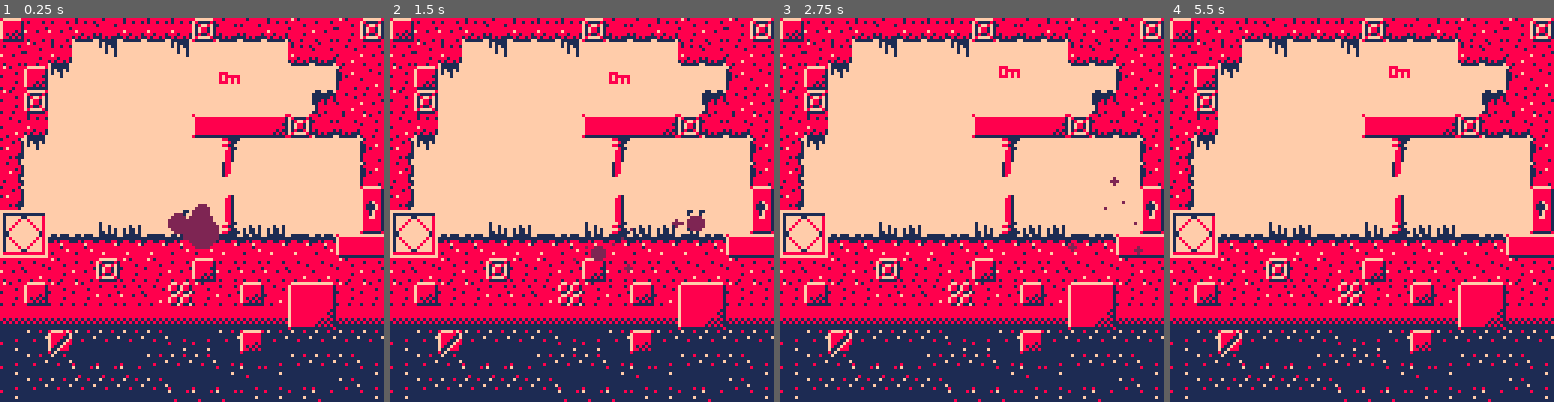
Above: before the commit, frames 1-4 (left to right).
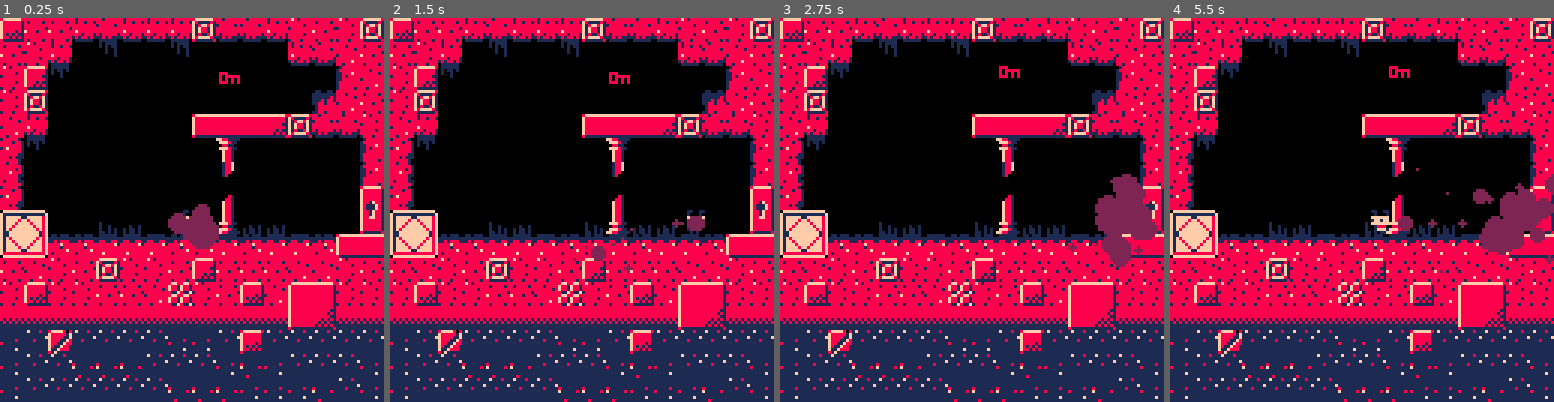
Above: after the commit, the same moments.

Repository: egordorichev/HighSpeedRabbit
Game: PICO-8 cartridge platformer.p8
Same seed, same stepped clock (60 frames per second), same inputs: the game is played once before the commit and once after it.
Inputs:
- Up to frame 1 (0.25 s): no input
- Up to frame 2 (1.5 s): tap X (X key) at 0.33, 1.07 s
- Up to frame 3 (2.75 s): hold Right 1.6-2.1 s; tap X (X key) at 1.85 s; hold Up 2.15-2.42 s; hold Right from 2.47 s (still down)
- Up to frame 4 (5.5 s): tap X (X key) at 2.97, 4.08, 5.2 s; release Right at 3.03 s; hold Left 3.08-3.58 s; hold Right 4.02-4.68 s; hold Up 4.73-5.03 s; hold Left from 5.08 s (still down)

The runs differ from the first frame. In frame 1, 35% of the frame differs, in the area x 0-95%, y 5-83%; in frame 2, 35%; in frame 3, 36%; in frame 4, 36%, in the area x 0-100%, y 5-83%.

Commit message:
Forgot to flag 1

Diff:
--- a/platformer.p8
+++ b/platformer.p8
@@ -56,7 +56,7 @@
 end
 
 function _draw()
- cls(15)
+ cls(0)
  if menu then
   -- draw menu
   return
@@ -553,7 +553,7 @@
 00000000000000000000000000000000000000000000000000000000000000000000000000000000000000000000000000000000000000000000000000000000
 
 __gff__
-0000000000000000000000000000000000000000000000000101010101010000000000000000000001010101010101010000000000000000010101010101010101010101000000000000000000010101010101010001000100000000000100000100010100000101000000000000000001010101000000000101010100000000
+0000000000000000000000000000000000000000000000000101010101010000000000000000000001010101010101010000000000000000010101010101010101010101000000000000000000010101010101010001000100000000000100000100010100000101000000000001010101010101000000000101010100010101
 0000000000000000000000000000000000000000000000000000000000000000000000000000000000000000000000000000000000000000000000000000000000000000000000000000000000000000000000000000000000000000000000000000000000000000000000000000000000000000000000000000000000000000
 __map__
 5552527172717171577272716152615d00000000000000000000000000000000000000000000000000000000000000000000000000000000000000000000000000000000000000000000000000000000000000000000000000000000000000000000000000000000000000000000000000000000000000000000000000000000
